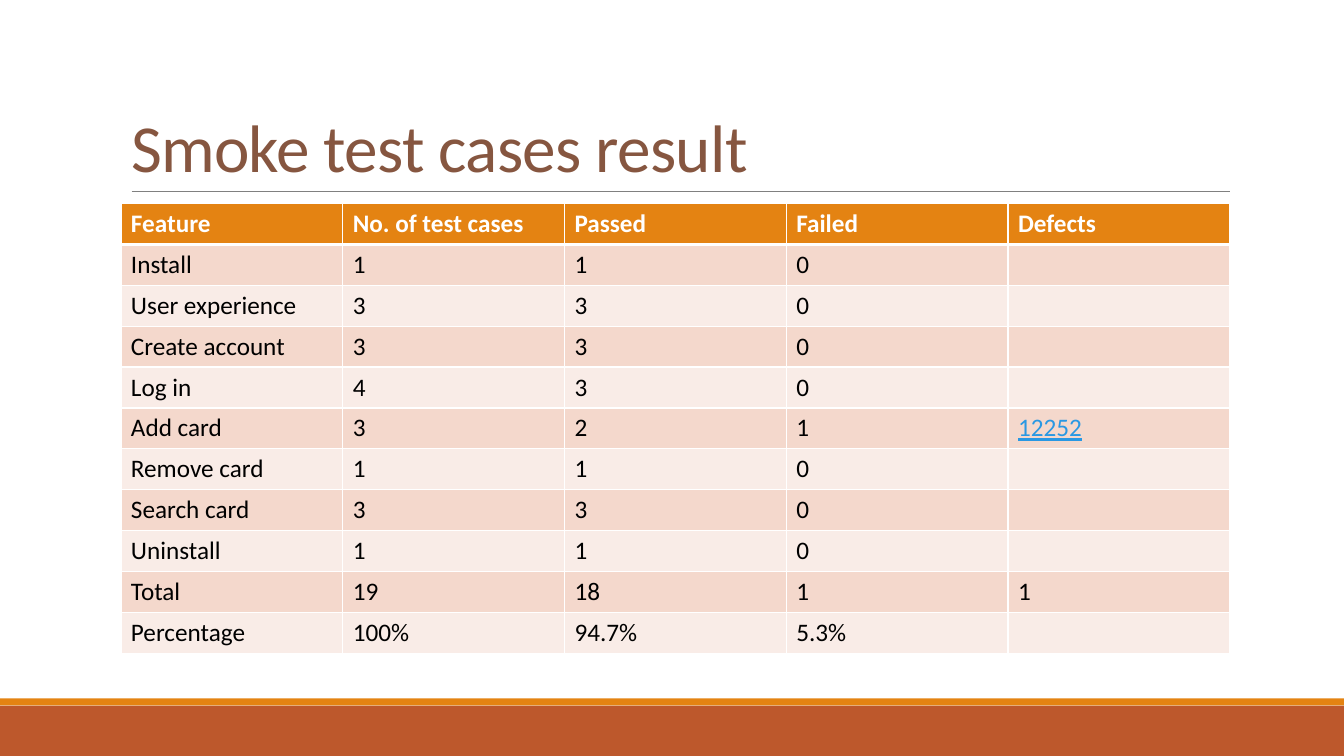
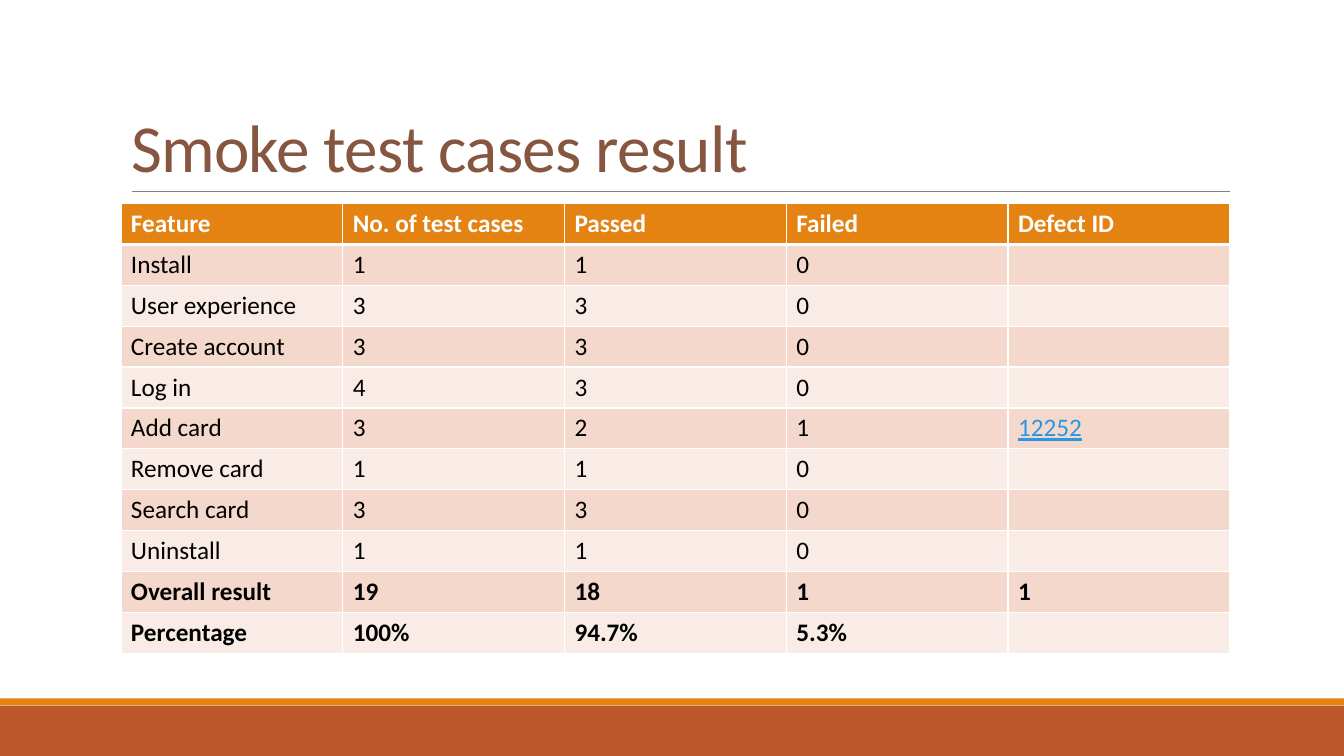
Before and after one commit to corinaradu/siit-testing, a slide deck: slide 8 of final-project/virtual-cards/virtual-cards.pptx. Drawn at 1344x756 pixels with LibreOffice and Linux fonts; fonts in the diff are those of the drawing. Boxes give left, top, right and bottom in pixels: in the first picture for what was removed or moved away, otherwise in the second. Text is boxed around its words. In the diff, an @@ line names an element or a change of style, - is before the commit and + after.

```diff
--- a/final-project/virtual-cards/virtual-cards.pptx
+++ b/final-project/virtual-cards/virtual-cards.pptx
@@ table at (121,204,1230,653) @@
-row 1, column 5: Defects
+row 1, column 5: Defect ID
-row 10, column 1: Total
+row 10, column 1: Overall result
@@ bold on in "19", "18", "1", "1" and 4 more places @@
```
Also in this commit, not shown: 7 other slides changed, 1 slide removed, 6 other files.
